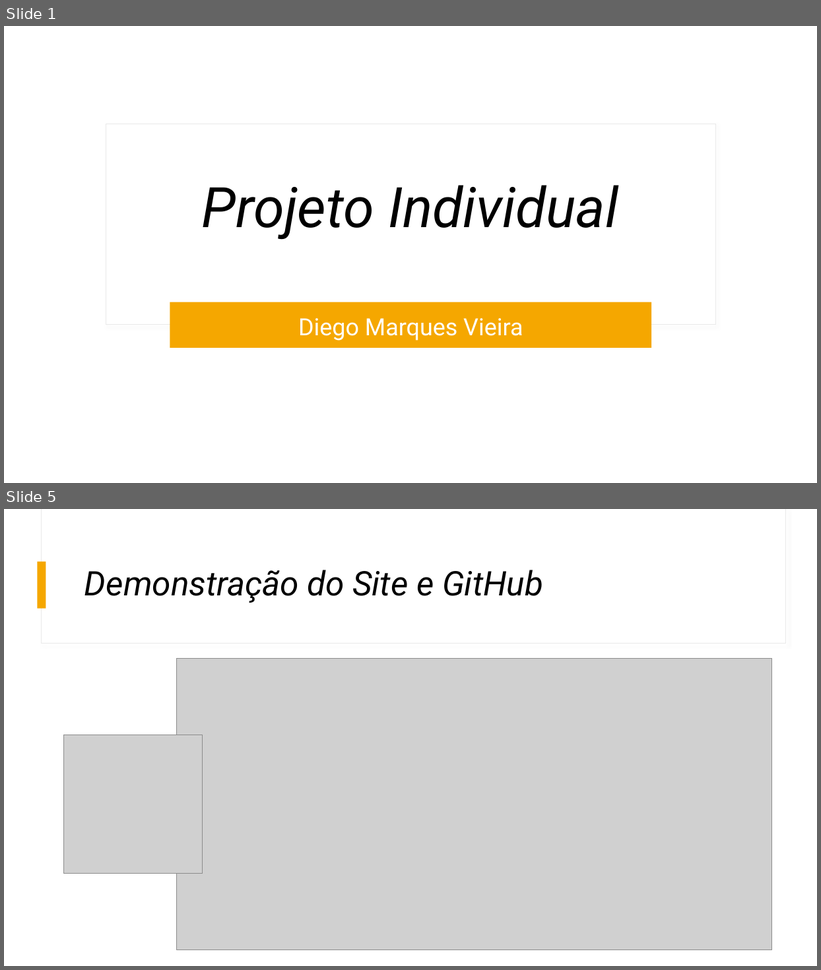
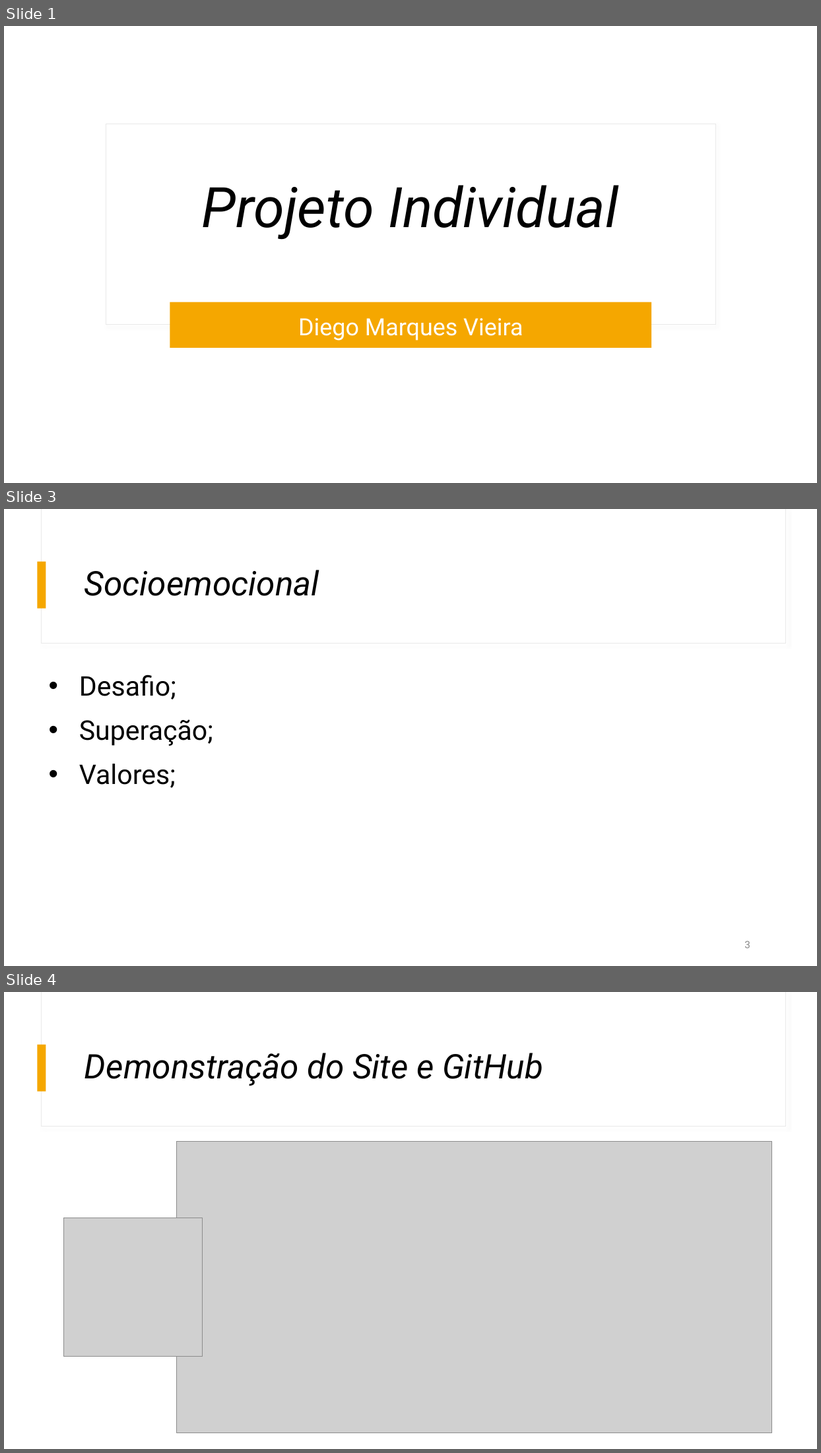
Before and after one commit to didiegovieira-study/projeto-individual, a slide deck: apresentacao/Projeto Individual.pptx. Shown one above the other, each under a label of ours: slides 1 and 5 before the commit, slides 1, 3 and 4 after it; the slides between them are not shown. The pictures are 821x970 and 821x1453 pixels, drawn with LibreOffice and Linux fonts; fonts in the diff are those of the drawing; grey boxes stand for pictures. Boxes give left, top, right and bottom in pixels: in the first picture for what was removed or moved away, otherwise in the second. Text is boxed around its words. In the diff, an @@ line names an element or a change of style, - is before the commit and + after.

```diff
--- a/apresentacao/Projeto Individual.pptx
+++ b/apresentacao/Projeto Individual.pptx
@@ slide 3 added at [4, 509, 817, 966], background #FFFFFF; not listed: 2 template elements that a slide beside it also shows @@
@@ title added at [85, 570, 319, 596], 40 pt, text #000000, italic @@
+Socioemocional
@@ text added at [79, 675, 213, 788], 32 pt, text #000000 @@
+• Desafio;
+• Superação;
+• Valores;
@@ page number added at [745, 941, 750, 949], 12 pt, text #8C8C8C @@
+3
@@ what was slide 5 is now slide 4 @@
```
Also in this commit, not shown: 1 slide changed.
